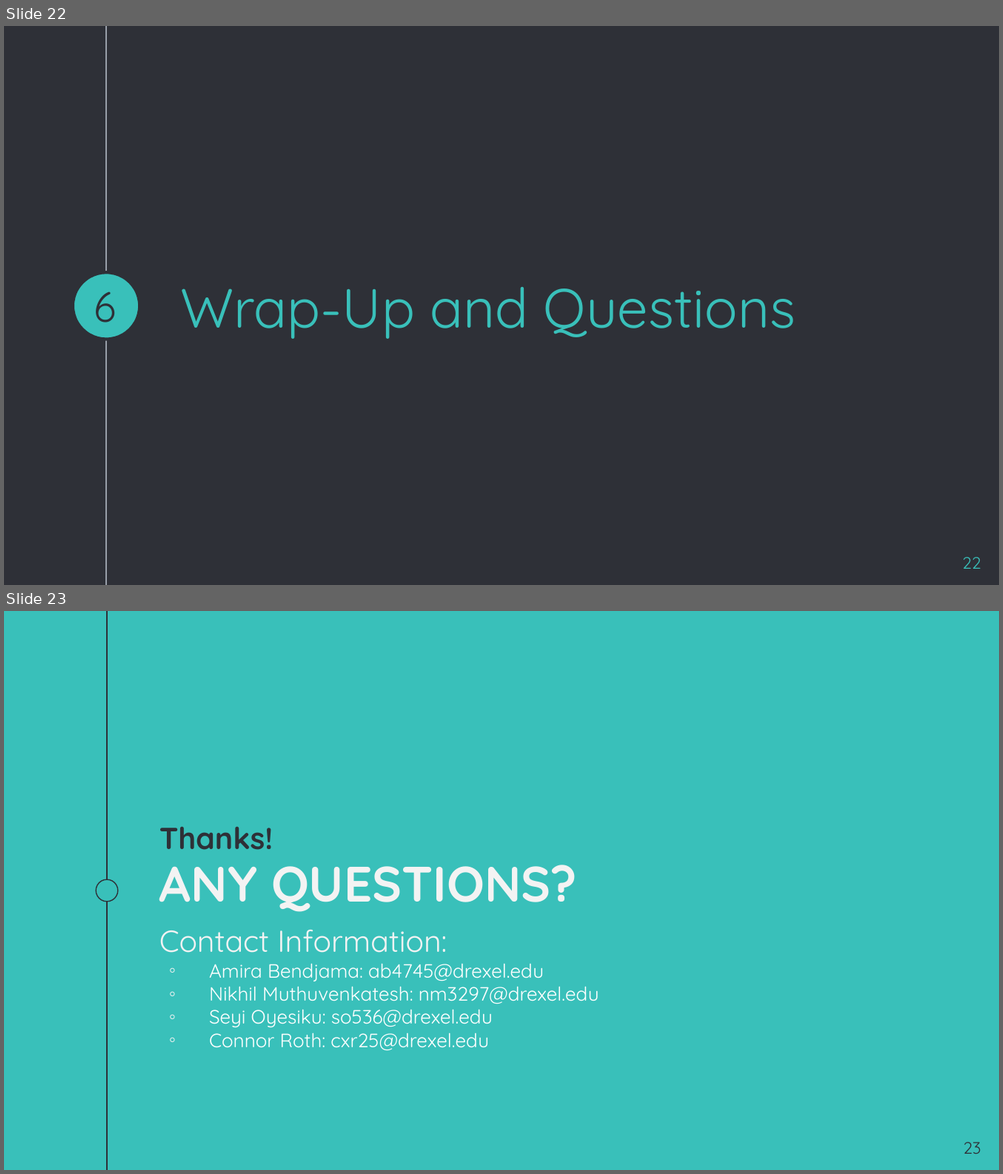
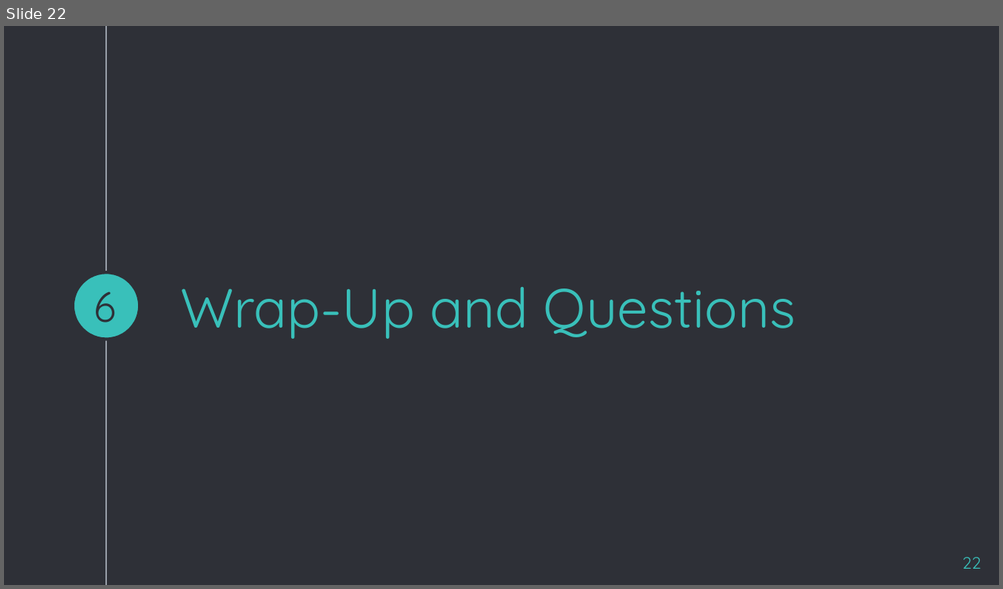
Before and after one commit to Unlessitoldyou/Toxic-Comment-clasification, a slide deck: Wikipedia Toxic Comments Classification - Presentation.pptx. Shown one above the other, each under a label of ours: slides 22 and 23 before the commit, slide 22 after it. The pictures are 1003x1174 and 1003x589 pixels, drawn with LibreOffice and Linux fonts; fonts in the diff are those of the drawing. Boxes give left, top, right and bottom in pixels: in the first picture for what was removed or moved away, otherwise in the second. Text is boxed around its words. In the diff, an @@ line names an element or a change of style, - is before the commit and + after.

```diff
--- a/Wikipedia Toxic Comments Classification - Presentation.pptx
+++ b/Wikipedia Toxic Comments Classification - Presentation.pptx
@@ slide 23 removed at (4,611,999,1170), background #39C0BA @@
@@ line removed from (106, 611) to (106, 1170) @@
@@ title removed at (159,826,273,850) @@
-Thanks!
@@ subtitle removed at (159,865,577,912) @@
-ANY QUESTIONS?
@@ ellipse removed at (96,880,117,901) @@
@@ text removed at (159,930,599,1051) @@
-Contact Information:
-◦ Amira Bendjama: ab4745@drexel.edu
-◦ Nikhil Muthuvenkatesh: nm3297@drexel.edu
-◦ Seyi Oyesiku: so536@drexel.edu
-◦ Connor Roth: cxr25@drexel.edu
@@ page number removed at (963,1142,981,1154) @@
-23
```
Also in this commit, not shown: 1 other file.
